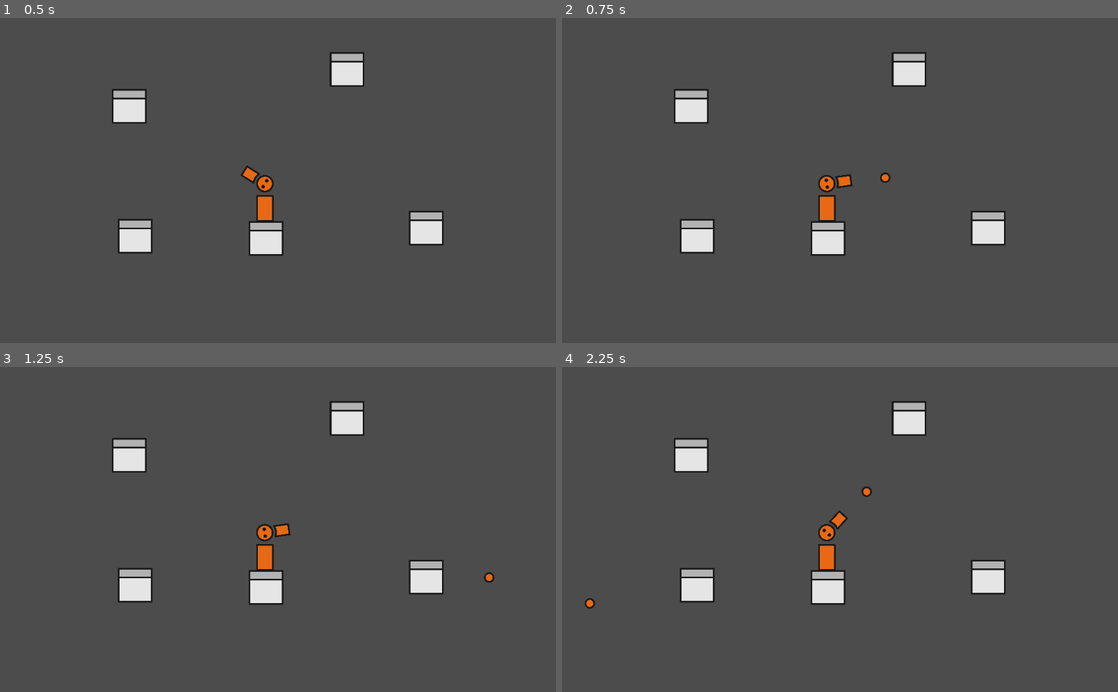
Above: before the commit, frames 1-4 (two rows, left to right).
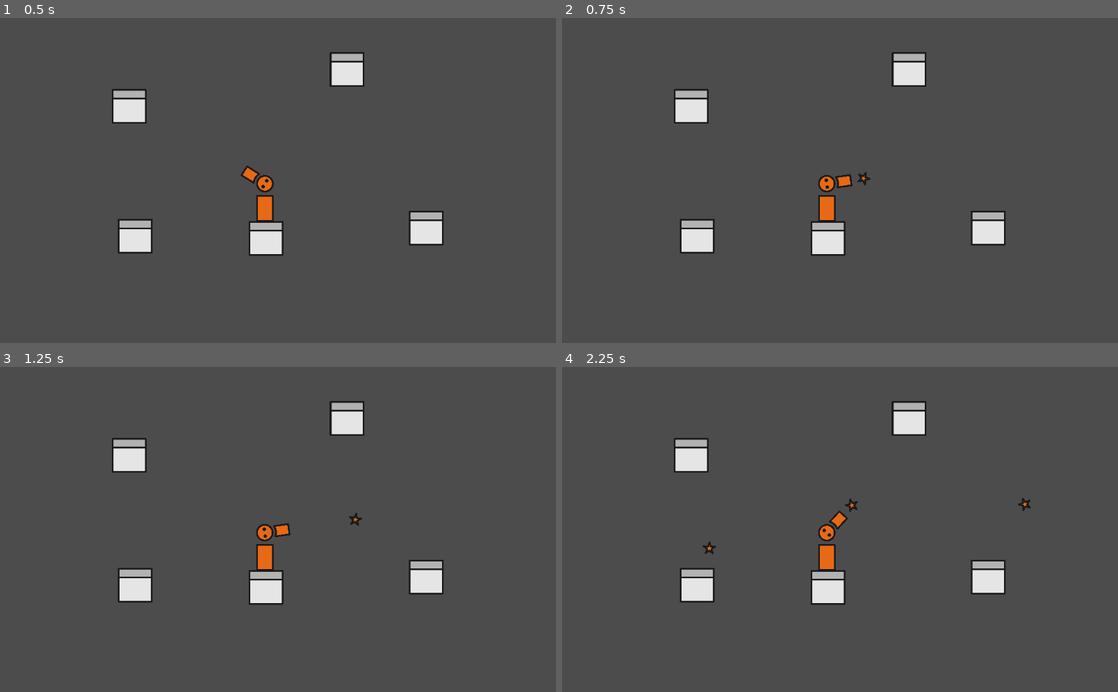
Above: after the commit, the same moments.

Repository: sirstotes/ZenoJam
Game: Godot game, scene res://test.tscn
Same seed, same stepped clock (60 frames per second), same inputs: the game is played once before the commit and once after it. The project has no main scene, so this scene is started directly.
Inputs (mouse positions are in pixels of both pictures, inside the frame that each line leads up to):
- Up to frame 1 (0.5 s): no input
- Up to frame 2 (0.75 s): tap Enter at 0.5 s; move the mouse to (962, 164) at 0.52 s; click (962, 164) at 0.6 s
- Up to frame 3 (1.25 s): no input
- Up to frame 4 (2.25 s): move the mouse to (728, 545) at 1.27 s; click (728, 545) at 1.35 s; move the mouse to (895, 458) at 2.02 s; click (895, 458) at 2.1 s

Frame 1 is identical in both runs. In frame 2, less than 0.1% of the frame differs, in the area x 53-60%, y 47-52%; in frame 3, less than 0.1%; in frame 4, 0.2%, in the area x 4-85%, y 36-75%.

Commit message:
Bullet 3

Diff:
--- /dev/null
+++ b/Bullet-3.gd
@@ -0,0 +1,16 @@
+extends KinematicBody2D
+var damage = 5
+var timeAlive = 0
+var lifeTime = 100
+var linear_velocity = Vector2(0, 0)
+var speed_multiplier = 20
+func _process(delta):
+	timeAlive += delta
+	if timeAlive > lifeTime:
+		queue_free()
+	move_and_slide(linear_velocity)
+	rotation += delta*2
+func _on_Bullet_body_entered(body):
+	if body.health != null:
+		body.health -= damage
+		queue_free()
--- /dev/null
+++ b/Bullet-3.tscn
@@ -0,0 +1,16 @@
+[gd_scene load_steps=4 format=2]
+
+[ext_resource path="res://Sprites/bullet-2.png" type="Texture" id=1]
+[ext_resource path="res://Bullet-3.gd" type="Script" id=2]
+
+[sub_resource type="CircleShape2D" id=1]
+
+[node name="Bullet" type="KinematicBody2D"]
+script = ExtResource( 2 )
+
+[node name="CollisionShape2D" type="CollisionShape2D" parent="."]
+shape = SubResource( 1 )
+
+[node name="Sprite" type="Sprite" parent="CollisionShape2D"]
+scale = Vector2( 0.1, 0.1 )
+texture = ExtResource( 1 )
--- a/test.tscn
+++ b/test.tscn
@@ -1,6 +1,7 @@
-[gd_scene load_steps=3 format=2]
+[gd_scene load_steps=4 format=2]
 
 [ext_resource path="res://Player.tscn" type="PackedScene" id=1]
+[ext_resource path="res://Bullet-3.tscn" type="PackedScene" id=2]
 [ext_resource path="res://Block.tscn" type="PackedScene" id=3]
 
 [node name="Node2D" type="Node2D"]
@@ -9,6 +10,7 @@
 position = Vector2( 487.795, 355.822 )
 
 [node name="Gun" parent="Player/Head-Collider" index="0"]
+bullet = ExtResource( 2 )
 bulletHolderPath = NodePath("../../..")
 
 [node name="Block" parent="." instance=ExtResource( 3 )]
